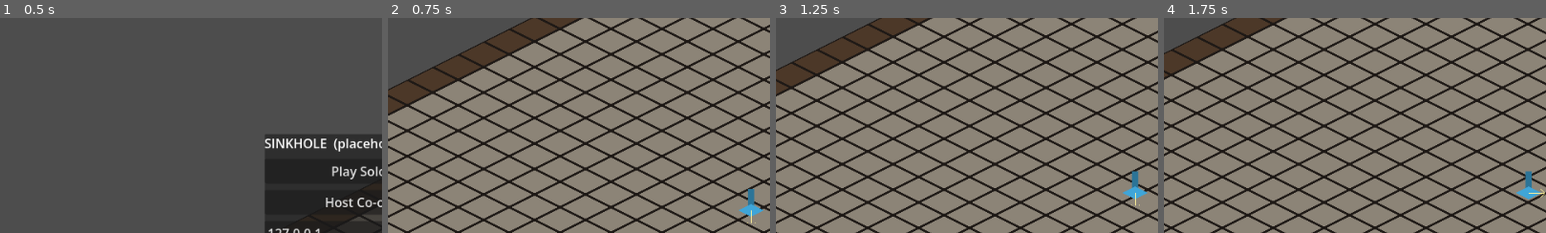
Above: before the commit, frames 1-4 (left to right).
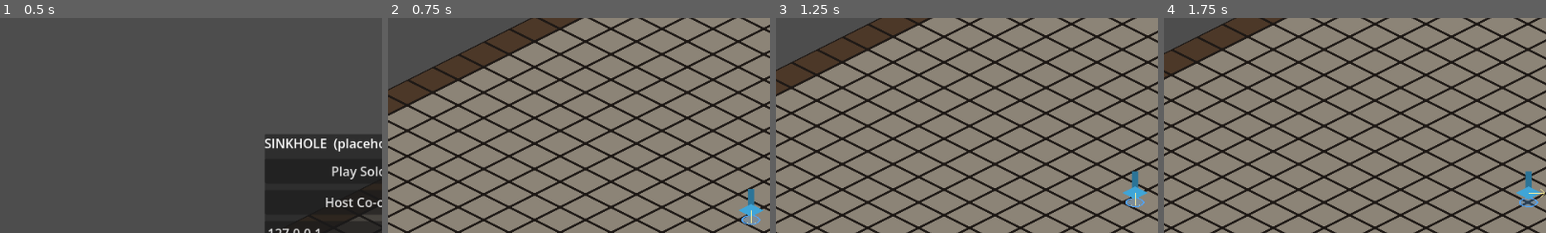
Above: after the commit, the same moments.

Repository: dsdocai-ops/terra-project
Game: Godot game, scene res://scenes/main/main.tscn
Two runs of this game, one before a commit and one after it. Both use one fixed random seed, a clock stepped at 60 frames per second and the inputs below.
Inputs (mouse positions are % of the whole screen's width and height, from its top left):
- Up to frame 1 (0.5 s): no input
- Up to frame 2 (0.75 s): click "Play Solo" at 0.5 s
- Up to frame 3 (1.25 s): no input
- Up to frame 4 (1.75 s): tap Enter at 1.25 s; move the mouse to (72, 45) at 1.27 s; hold D (move_right) from 1.28 s (still down); tap Q (ability_1) at 1.35 s; click (72, 45) at 1.42 s
The pictures show only the part of the screen within x 3-53%, y 7-57%; the shares and areas given below are measured in that part.

Frame 1 is identical in both runs. In frame 2, 0.2% of the frame differs, in the area x 92-98%, y 91-97%; in frame 3, 0.2%; in frame 4, 0.2%.

Commit message:
feat(player-controller): color each co-op player by slot
Players were identical placeholder diamonds, so in co-op nobody could
tell who was who. The host now gives every spawn the lowest free co-op
slot (P1 to P4) in PlayerSpawnInfo, and the player draws a flat iso
ring at its feet in that slot's color: blue, red, green, yellow.

Slots, not peer ids, pick the color: ENet client ids are large and
random. A leaving peer frees its slot for the next joiner. The ring is
a separate SlotRing node under the sprite rather than a sprite
modulate, so it stays readable over the blue placeholder body and over
the final character sheets.

Tests: distinct colors per slot, ring color follows slot (also when set
before entering the tree), wrap for out-of-range slots, ring draws under
the sprite, slot round-trips through PlayerSpawnInfo, joiners get
distinct slots with the host on P1, freed slots are reused. Two-instance
headless smoke passes 15/15.

Co-Authored-By: Claude Opus 5.5 <noreply@anthropic.com>

Diff:
--- a/scenes/player/player.gd
+++ b/scenes/player/player.gd
@@ -36,7 +36,16 @@
 const RECONCILE_RATE := 10.0
 const INTERPOLATE_RATE := 15.0
 
+## One color per co-op slot (P1 to P4), shown by the SlotRing at the feet.
+const SLOT_COLORS: Array[Color] = [
+	Color(0.30, 0.65, 1.00),  # P1 blue
+	Color(1.00, 0.35, 0.35),  # P2 red
+	Color(0.40, 0.90, 0.40),  # P3 green
+	Color(1.00, 0.85, 0.25),  # P4 yellow
+]
+
 ## Degrees past a sector edge before the facing index changes (see Facing).
+
 const FACING_HYSTERESIS_DEG := 3.0
 
 ## Pixels per second on screen with no modifiers. StatBlock.MOVE_SPEED
@@ -54,7 +63,16 @@
 		peer_id = value
 		refresh_authority()
 
+## Co-op slot, 0 to MAX_PLAYERS - 1, picked by the host at spawn and sent to
+## every peer in PlayerSpawnInfo. Peer ids are random, so color follows the
+## slot, never the id.
+var slot: int = 0:
+	set(value):
+		slot = value
+		_apply_slot_color()
+
 ## TODO(classes-characters): retype to CharacterData when it exists.
+
 var character: Resource
 ## TODO(classes-characters): retype to ClassData when it exists.
 var class_data: Resource
@@ -137,10 +155,21 @@
 @onready var input_sync: MultiplayerSynchronizer = $InputSync
 @onready var state_sync: MultiplayerSynchronizer = $StateSync
 @onready var interact_area: Area2D = $InteractArea
+@onready var slot_ring: SlotRing = $SlotRing
 
 
 func _ready() -> void:
 	refresh_authority()
+	_apply_slot_color()
+
+
+static func slot_color(for_slot: int) -> Color:
+	return SLOT_COLORS[posmod(for_slot, SLOT_COLORS.size())]
+
+
+func _apply_slot_color() -> void:
+	if slot_ring != null:
+		slot_ring.color = slot_color(slot)
 
 
 ## Applies `simulates` and `is_local` to the state machine: only simulating
--- a/scenes/player/player.tscn
+++ b/scenes/player/player.tscn
@@ -5,6 +5,7 @@
 [ext_resource type="Script" uid="uid://bjea7scc16d1c" path="res://scripts/components/state_machine.gd" id="3_machine"]
 [ext_resource type="Script" uid="uid://dqr7re3q06tjd" path="res://scenes/player/states/idle.gd" id="4_idle"]
 [ext_resource type="Script" uid="uid://t750fwxr173v" path="res://scenes/player/states/move.gd" id="5_move"]
+[ext_resource type="Script" uid="uid://bx8myavf68dko" path="res://scenes/player/slot_ring.gd" id="6_ring"]
 
 [sub_resource type="SceneReplicationConfig" id="SceneReplicationConfig_input"]
 properties/0/path = NodePath(".:move_input")
@@ -67,6 +68,9 @@
 [node name="Move" type="Node" parent="StateMachine"]
 script = ExtResource("5_move")
 
+[node name="SlotRing" type="Node2D" parent="."]
+script = ExtResource("6_ring")
+
 [node name="Sprite" type="AnimatedSprite2D" parent="."]
 position = Vector2(0, -20)
 sprite_frames = ExtResource("2_frames")
--- /dev/null
+++ b/scenes/player/slot_ring.gd
@@ -0,0 +1,25 @@
+class_name SlotRing
+extends Node2D
+## Flat isometric ring drawn at a player's feet in the player's slot color,
+## so co-op players are easy to tell apart whatever their sprite looks like.
+## Owned by player-controller. Sync: none, every peer draws it from the
+## replicated Player.slot.
+
+const RADIUS := 11.0
+const LINE_WIDTH := 2.0
+const FILL_ALPHA := 0.25
+## Ground plane squash: iso tiles are twice as wide as they are tall.
+const ISO_SQUASH := Vector2(1.0, 0.5)
+
+var color: Color = Color.WHITE:
+	set(value):
+		if value == color:
+			return
+		color = value
+		queue_redraw()
+
+
+func _draw() -> void:
+	draw_set_transform(Vector2.ZERO, 0.0, ISO_SQUASH)
+	draw_circle(Vector2.ZERO, RADIUS, Color(color, FILL_ALPHA))
+	draw_arc(Vector2.ZERO, RADIUS, 0.0, TAU, 32, color, LINE_WIDTH)
--- a/scripts/network/player_spawn_info.gd
+++ b/scripts/network/player_spawn_info.gd
@@ -14,6 +14,8 @@
 var class_id: StringName = DEFAULT_CLASS
 var weapon_ids: Array[StringName] = []
 var spawn_position: Vector2 = Vector2.ZERO
+## Co-op slot (P1 to P4), chosen by the host; decides the player's color.
+var slot: int = 0
 
 
 func _init(
@@ -22,12 +24,14 @@
 	p_class_id: StringName = DEFAULT_CLASS,
 	p_weapon_ids: Array[StringName] = [],
 	p_spawn_position: Vector2 = Vector2.ZERO,
+	p_slot: int = 0,
 ) -> void:
 	peer_id = p_peer_id
 	character_id = p_character_id
 	class_id = p_class_id
 	weapon_ids = p_weapon_ids.duplicate() if not p_weapon_ids.is_empty() else DEFAULT_WEAPONS.duplicate()
 	spawn_position = p_spawn_position
+	slot = p_slot
 
 
 func to_dict() -> Dictionary:
@@ -40,6 +44,7 @@
 		"class_id": String(class_id),
 		"weapon_ids": weapons,
 		"spawn_position": spawn_position,
+		"slot": slot,
 	}
 
 
@@ -57,4 +62,5 @@
 		StringName(str(data.get("class_id", String(DEFAULT_CLASS)))),
 		weapons,
 		pos,
+		int(data.get("slot", 0)),
 	)
--- a/scripts/network/player_spawner.gd
+++ b/scripts/network/player_spawner.gd
@@ -28,6 +28,19 @@
 	return Iso.to_screen(SPAWN_CENTER_TILE) + Vector2(offset.x, offset.y * 0.5)
 
 
+## Host only. Lowest co-op slot no spawned player holds, so a peer that
+## leaves frees its color for the next one to join.
+func free_slot() -> int:
+	var taken: Dictionary[int, bool] = {}
+	for player: Player in NetworkManager.players.values():
+		if is_instance_valid(player):
+			taken[player.slot] = true
+	for candidate in NetworkManager.MAX_PLAYERS:
+		if not taken.has(candidate):
+			return candidate
+	return 0
+
+
 ## Host only. Replaces any existing player for the same peer.
 func spawn_player(info: PlayerSpawnInfo) -> Player:
 	if not multiplayer.is_server():
@@ -56,6 +69,7 @@
 	var player := PLAYER_SCENE.instantiate() as Player
 	player.name = "Player%d" % info.peer_id
 	player.peer_id = info.peer_id
+	player.slot = info.slot
 	player.position = info.spawn_position
 	player.synced_position = info.spawn_position
 	# Input is the owning peer's; it is sent to the host only.
@@ -79,7 +93,7 @@
 		return
 	if GameState.world != get_parent():
 		return
-	spawn_player(PlayerSpawnInfo.new(peer_id, PlayerSpawnInfo.DEFAULT_CHARACTER, PlayerSpawnInfo.DEFAULT_CLASS, [], default_spawn_position(peer_id)))
+	spawn_player(PlayerSpawnInfo.new(peer_id, PlayerSpawnInfo.DEFAULT_CHARACTER, PlayerSpawnInfo.DEFAULT_CLASS, [], default_spawn_position(peer_id), free_slot()))
 
 
 func _on_player_left(peer_id: int) -> void:
--- a/tests/unit/test_player_scene.gd
+++ b/tests/unit/test_player_scene.gd
@@ -52,6 +52,39 @@
 func test_node_layout_matches_spec() -> void:
 	for node_name: String in SPEC_NODES:
 		assert_not_null(_player.get_node_or_null(node_name), node_name)
+
+
+# Co-op slot colors
+
+func test_every_slot_has_its_own_color() -> void:
+	assert_eq(Player.SLOT_COLORS.size(), NetworkManager.MAX_PLAYERS, "one color per co-op slot")
+	for a in Player.SLOT_COLORS.size():
+		for b in range(a + 1, Player.SLOT_COLORS.size()):
+			var diff := Vector3(Player.SLOT_COLORS[a].r - Player.SLOT_COLORS[b].r,
+				Player.SLOT_COLORS[a].g - Player.SLOT_COLORS[b].g, Player.SLOT_COLORS[a].b - Player.SLOT_COLORS[b].b)
+			assert_gt(diff.length(), 0.4, "slots %d and %d are easy to tell apart" % [a, b])
+
+
+func test_slot_ring_shows_the_slot_color() -> void:
+	assert_eq(_player.slot_ring.color, Player.slot_color(0), "P1 color by default")
+	_player.slot = 2
+	assert_eq(_player.slot_ring.color, Player.SLOT_COLORS[2])
+
+
+func test_slot_set_before_entering_the_tree_still_colors_the_ring() -> void:
+	var p := (load(PLAYER_SCENE) as PackedScene).instantiate() as Player
+	p.slot = 3
+	add_child_autofree(p)
+	assert_eq(p.slot_ring.color, Player.SLOT_COLORS[3])
+
+
+func test_slot_color_wraps_out_of_range_slots() -> void:
+	assert_eq(Player.slot_color(Player.SLOT_COLORS.size() + 1), Player.SLOT_COLORS[1])
+	assert_eq(Player.slot_color(-1), Player.SLOT_COLORS[Player.SLOT_COLORS.size() - 1])
+
+
+func test_slot_ring_draws_under_the_sprite() -> void:
+	assert_lt(_player.slot_ring.get_index(), _player.sprite.get_index(), "ring at the feet, sprite on top")
 
 
 func test_synchronizers_are_multiplayer_synchronizers() -> void:
--- a/tests/unit/test_player_spawner.gd
+++ b/tests/unit/test_player_spawner.gd
@@ -38,6 +38,13 @@
 	assert_eq(copy.class_id, &"mage")
 	assert_eq(copy.weapon_ids, [&"lantern_staff", &"pickaxe"] as Array[StringName])
 	assert_eq(copy.spawn_position, Vector2(320, 160))
+
+
+func test_spawn_info_carries_the_slot() -> void:
+	assert_eq(PlayerSpawnInfo.new(7).slot, 0, "defaults to P1")
+	var info := PlayerSpawnInfo.new(3, &"wren", &"warrior", [] as Array[StringName], Vector2.ZERO, 2)
+	assert_eq(PlayerSpawnInfo.from_dict(info.to_dict()).slot, 2)
+	assert_eq(typeof(info.to_dict()["slot"]), TYPE_INT, "plain int on the wire")
 
 
 func test_spawn_info_dictionary_uses_plain_types_for_the_wire() -> void:
@@ -112,6 +119,44 @@
 	assert_eq(player.get_parent(), _world.players)
 
 
+func test_spawned_player_takes_the_slot_from_spawn_info() -> void:
+	NetworkManager.start_solo()
+	var player := _world.player_spawner.spawn_player(PlayerSpawnInfo.new(5, &"wren", &"warrior", [] as Array[StringName], Vector2.ZERO, 3))
+	assert_eq(player.slot, 3)
+	assert_eq(player.slot_ring.color, Player.SLOT_COLORS[3])
+
+
+func test_joining_peers_get_distinct_slots_and_colors() -> void:
+	# ENet client ids are large and random; slots must not depend on them.
+	NetworkManager.start_solo()
+	await wait_process_frames(1)
+	for peer_id: int in [1620275862, 87, 400000001]:
+		NetworkManager.player_joined.emit(peer_id)
+	var slots: Array[int] = []
+	var colors: Array[Color] = []
+	for player: Player in NetworkManager.players.values():
+		slots.append(player.slot)
+		colors.append(player.slot_ring.color)
+	slots.sort()
+	assert_eq(slots, [0, 1, 2, 3] as Array[int], "host is P1, joiners fill P2 to P4 in order")
+	for i in colors.size():
+		assert_eq(colors.count(colors[i]), 1, "color %d is unique" % i)
+	assert_eq(NetworkManager.get_player(1).slot, 0, "host keeps P1")
+
+
+func test_a_leaving_peer_frees_its_slot_for_the_next_joiner() -> void:
+	NetworkManager.start_solo()
+	await wait_process_frames(1)
+	NetworkManager.player_joined.emit(50)
+	NetworkManager.player_joined.emit(60)
+	assert_eq(NetworkManager.get_player(50).slot, 1)
+	NetworkManager.player_left.emit(50)
+	await wait_process_frames(1)
+	NetworkManager.player_joined.emit(70)
+	assert_eq(NetworkManager.get_player(70).slot, 1, "lowest free slot reused")
+	assert_eq(NetworkManager.get_player(60).slot, 2, "others keep theirs")
+
+
 func test_player_left_despawns() -> void:
 	NetworkManager.start_solo()
 	_world.player_spawner.spawn_player(PlayerSpawnInfo.new(9))
Not shown, added: scenes/player/slot_ring.gd.uid
